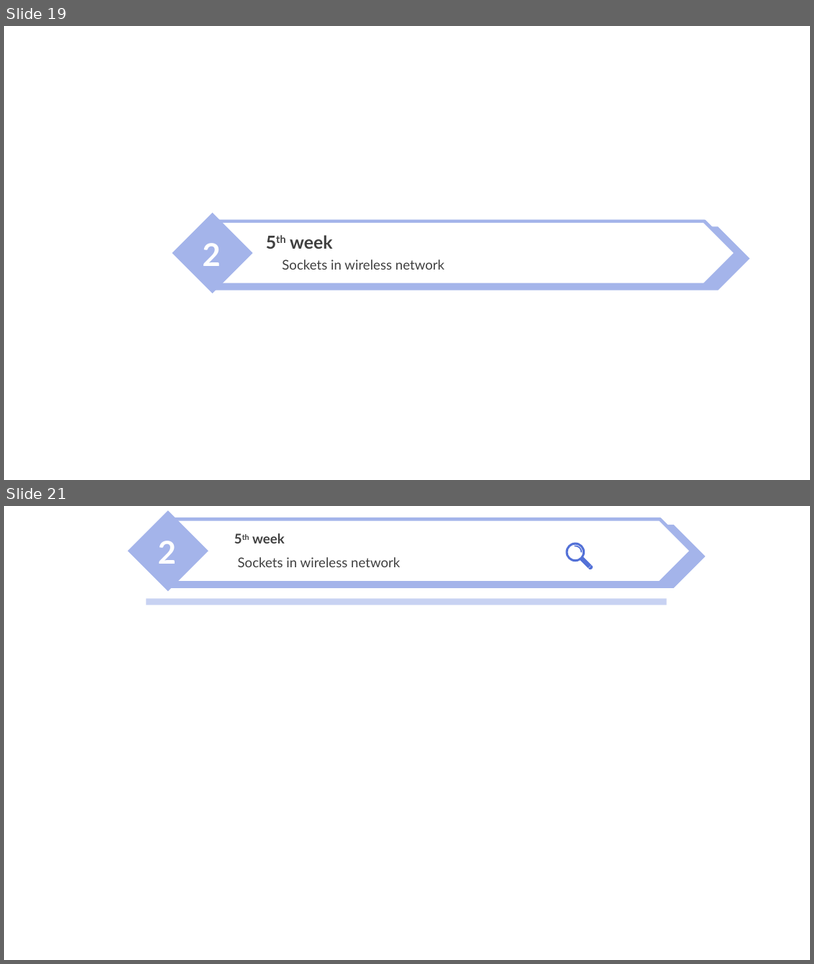
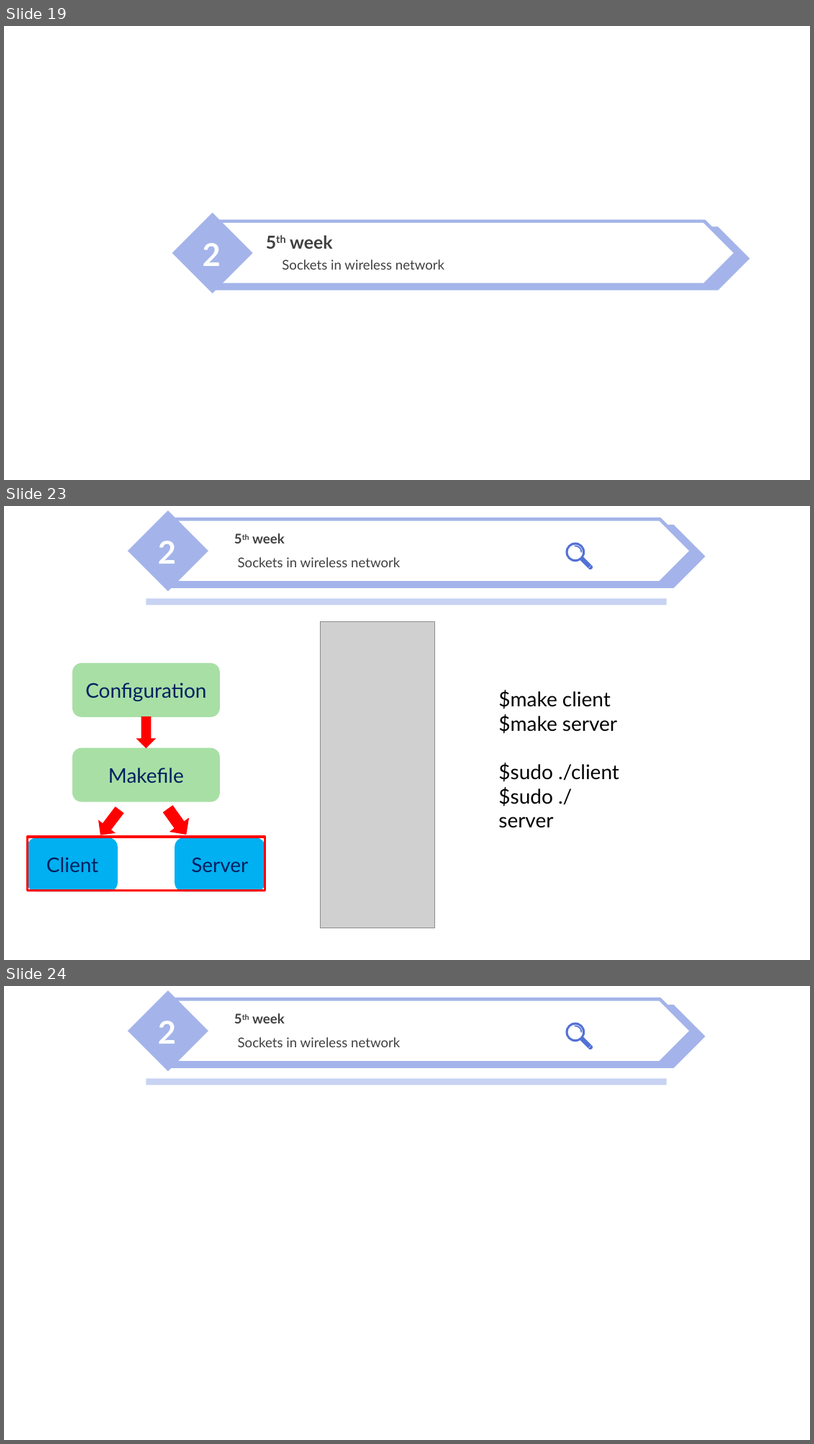
Before and after one commit to nicesick/Prototyping-Delay-Aware-V2X-Safe-Communications, a slide deck: presentation/presentation_2.pptx. Shown one above the other, each under a label of ours: slides 19 and 21 before the commit, slides 19, 23 and 24 after it; the slides between them are not shown. The pictures are 814x964 and 814x1444 pixels, drawn with LibreOffice and Linux fonts; fonts in the diff are those of the drawing; grey boxes stand for pictures; background and template pictures are left out. Boxes give left, top, right and bottom in pixels: in the first picture for what was removed or moved away, otherwise in the second. Text is boxed around its words. In the diff, an @@ line names an element or a change of style, - is before the commit and + after.

```diff
--- a/presentation/presentation_2.pptx
+++ b/presentation/presentation_2.pptx
@@ slide 23 added at (x1=4, y1=506, x2=810, y2=960), background picture (left out) @@
@@ freeform shape added at (x1=566, y1=543, x2=597, y2=574), fill #5371D7 @@
@@ group added at (x1=128, y1=511, x2=705, y2=592): 3 texts, 2 pentagon arrows, 1 diamond @@
+2
+5th week
+Sockets in wireless network
@@ rectangle added at (x1=146, y1=599, x2=667, y2=605), fill #C8D2F2 @@
@@ picture added at (x1=320, y1=622, x2=435, y2=928) @@
@@ text added at (x1=499, y1=690, x2=620, y2=828), 18 pt, text #000000 @@
+$make client
+$make server
+$sudo ./client
+$sudo ./server
@@ group added at (x1=27, y1=663, x2=265, y2=891): 4 rounded rectangles, 3 down arrows @@
+Configuration
+Makefile
+Client
+Server
@@ rectangle added at (x1=27, y1=836, x2=265, y2=890), outline #FF0000 2 pt @@
@@ what was slide 21 is now slide 24 @@
```
Also in this commit, not shown: 1 slide changed, 6 other slides added, 3 other files.
